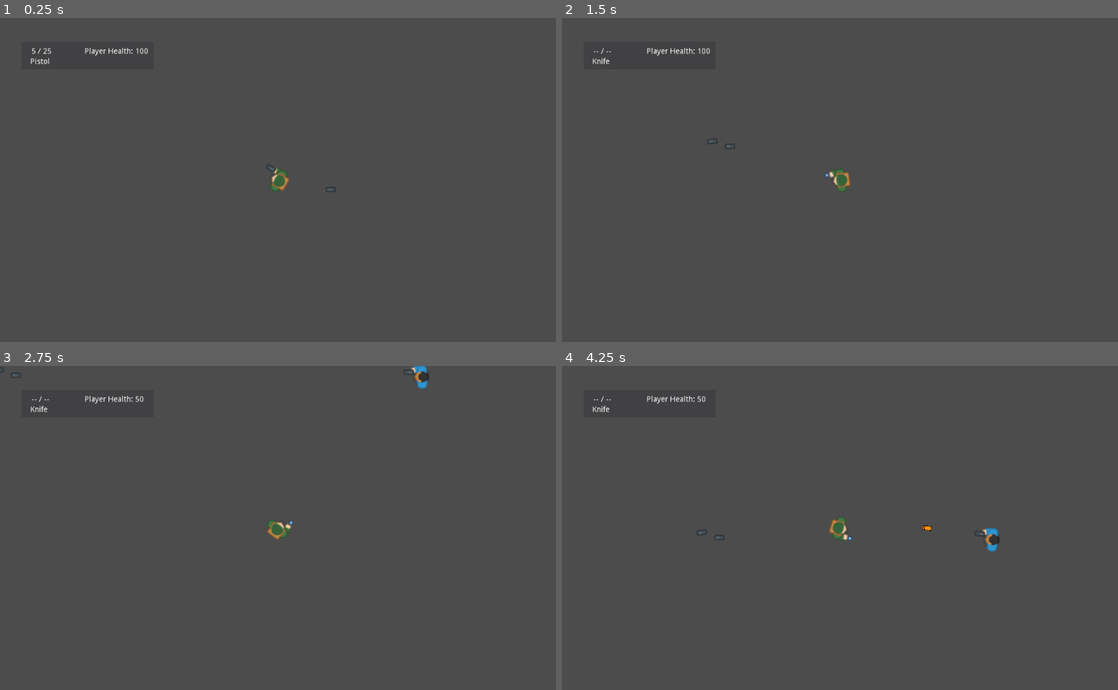
Above: before the commit, frames 1-4 (two rows, left to right).
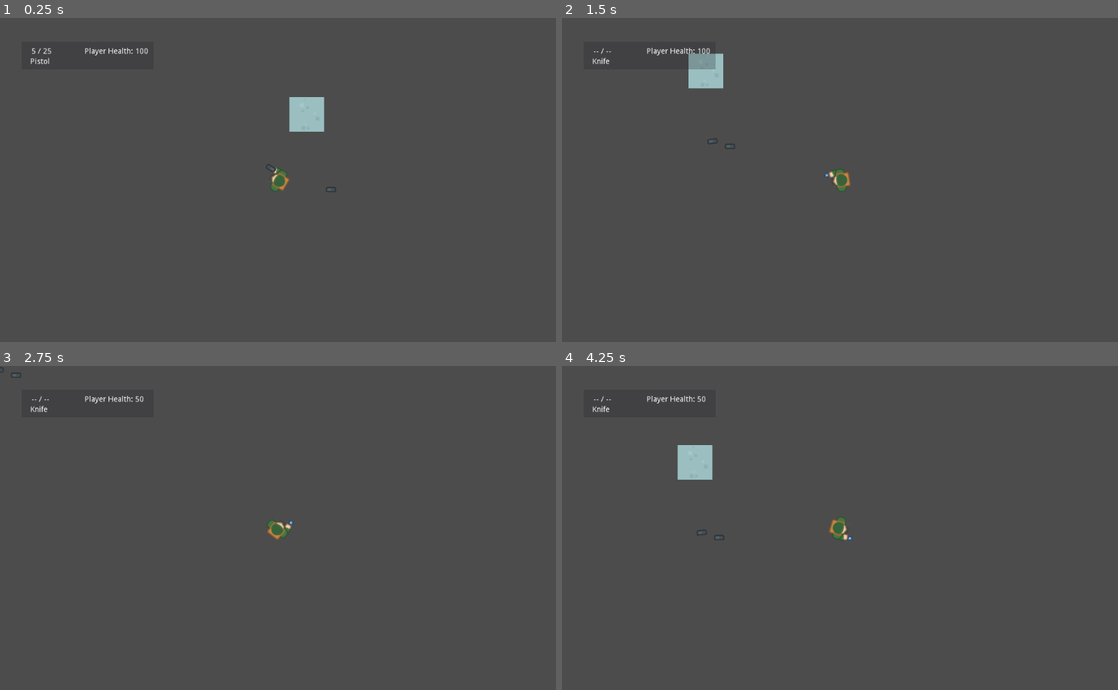
Above: after the commit, the same moments.

Repository: SeanKuehl/Project-Value
Game: Godot game, scene res://Levels/LevelOne.tscn
The game is run twice, just before and just after one commit, with the same random seed, the same clock (stepped at 60 frames per second) and the same inputs. The engine's default icon, where the game draws it, is replaced by a stand-in: a white triangle on a blue panel in a dark square.
Inputs (mouse positions are in pixels of both pictures, inside the frame that each line leads up to):
- Up to frame 1 (0.25 s): no input
- Up to frame 2 (1.5 s): tap Enter at 0.5 s; move the mouse to (962, 163) at 0.52 s; hold D (RIGHT) 0.53-1.28 s; tap Q (DROP) at 0.6 s; move the mouse to (728, 196) at 1.27 s; hold S (DOWN) from 1.28 s (still down); tap E (PICKUP) at 1.35 s
- Up to frame 3 (2.75 s): move the mouse to (333, 456) at 2.02 s; release S (DOWN) at 2.03 s; hold D (RIGHT) from 2.03 s (still down); tap Space (SHOOT) at 2.1 s
- Up to frame 4 (4.25 s): move the mouse to (812, 592) at 2.77 s; release D (RIGHT) at 2.78 s; hold W (UP) 2.78-3.53 s; tap Q (DROP) at 2.85 s; move the mouse to (1006, 576) at 3.52 s; hold A (LEFT) from 3.53 s (still down); tap E (PICKUP) at 3.6 s

The runs differ from the first frame. In frame 1, 0.7% of the frame differs, in the area x 52-59%, y 24-36%; in frame 2, 0.7%; in frame 3, 0.2%; in frame 4, 0.9%, in the area x 20-79%, y 24-58%.

Commit message:
health, weapons and ammo now transfer through levels and the game over and play again works

Diff:
--- /dev/null
+++ b/CheckPoints/Checkpoint.gd
@@ -0,0 +1,44 @@
+extends Area2D
+
+onready var test = load("res://Weapons/Weapon.tscn")
+
+func _ready():
+	pass
+
+
+func _on_Area2D_body_entered(body):
+	if body.is_in_group("Enemy"):
+		pass
+		#do noting, enemies don't pick up weapons
+	if body.is_in_group("Player"):
+		#if it's the player, then perform a save
+		#set "current" level as global(check points will probably take you to different scenes)
+
+		get_tree().change_scene("res://Levels/LevelTwo.tscn")
+		var thisLevel = get_tree().current_scene.filename
+		Global.currentLevel = thisLevel
+
+
+
+
+
+
+		#res://Levels/LevelTwo.tscn
+
+		#change to next level, then set the current level and give player guns
+
+		#maybe I'll have level changers just before checkpoints so
+		#you're always on the right level when you hit a checkpoint
+
+		#a level changer and a checkpoint should be the same thing as you
+		#wouldn't want to load a save, not hit the checkpoint and then the save regresses!
+
+		#get_tree().change_scene("res://GameOver/GameOverScene.tscn")
+
+func SaveGame():
+	#here's the file reading stuff from the docs which is actually helpful
+	#https://docs.godotengine.org/en/stable/classes/class_file.html
+	var file = File.new()
+	file.open("res://SaveFiles/SaveGame.tres", File.WRITE)
+	file.store_string(Global.currentLevel)
+	file.close()
--- /dev/null
+++ b/CheckPoints/Checkpoint.tscn
@@ -0,0 +1,22 @@
+[gd_scene load_steps=4 format=2]
+
+[ext_resource path="res://CheckPoints/Checkpoint.gd" type="Script" id=1]
+[ext_resource path="res://Assets/topdown-shooter/PNG/Tiles/tile_07.png" type="Texture" id=2]
+
+[sub_resource type="RectangleShape2D" id=1]
+extents = Vector2( 31.8369, 31.8962 )
+
+[node name="Area2D" type="Area2D"]
+script = ExtResource( 1 )
+
+[node name="Sprite" type="Sprite" parent="."]
+
+[node name="tile_07" type="Sprite" parent="Sprite"]
+position = Vector2( -0.521973, 2.25024 )
+texture = ExtResource( 2 )
+
+[node name="CollisionShape2D" type="CollisionShape2D" parent="."]
+position = Vector2( -0.297302, 2.08111 )
+shape = SubResource( 1 )
+
+[connection signal="body_entered" from="." to="." method="_on_Area2D_body_entered"]
--- a/Globals/global.gd
+++ b/Globals/global.gd
@@ -4,6 +4,7 @@
 var currentAmmoInPool = 0
 var currentWeaponName = ""
 var currentPlayerHealth = 0
+var currentLevel = ""
 
 func _ready():
 	pass
--- a/Levels/HUD.gd
+++ b/HUD/HUD.gd
@@ -17,5 +17,6 @@
 	else:
 		text.text = String(Global.currentAmmoInClip) + " / " + String(Global.currentAmmoInPool)
 		secondLabel.text = Global.currentWeaponName
+		#print(Global.currentAmmoInClip, Global.currentAmmoInPool)
 
 	healthLabel.text = "Player Health: " + String(Global.currentPlayerHealth)
--- /dev/null
+++ b/HUD/HUD.tscn
@@ -0,0 +1,60 @@
+[gd_scene load_steps=4 format=2]
+
+[ext_resource path="res://HUD/HUD.gd" type="Script" id=1]
+[ext_resource path="res://Assets/topdown-shooter/PNG/Tiles/tile_05.png" type="Texture" id=2]
+[ext_resource path="res://Assets/topdown-shooter/PNG/Tiles/tile_01.png" type="Texture" id=3]
+
+[node name="HUD" type="CanvasLayer"]
+script = ExtResource( 1 )
+
+[node name="Health Bar" type="TextureProgress" parent="."]
+visible = false
+margin_left = 42.3785
+margin_top = 31.7839
+margin_right = 106.379
+margin_bottom = 95.7839
+texture_under = ExtResource( 3 )
+texture_progress = ExtResource( 2 )
+__meta__ = {
+"_edit_use_anchors_": false
+}
+
+[node name="Panel" type="Panel" parent="."]
+modulate = Color( 1, 1, 1, 0.270588 )
+margin_left = 40.0
+margin_top = 44.0
+margin_right = 283.0
+margin_bottom = 95.0
+__meta__ = {
+"_edit_use_anchors_": false
+}
+
+[node name="Label" type="Label" parent="."]
+margin_left = 57.8409
+margin_top = 55.0
+margin_right = 161.841
+margin_bottom = 72.0
+text = "XX"
+__meta__ = {
+"_edit_use_anchors_": false
+}
+
+[node name="Label2" type="Label" parent="."]
+margin_left = 56.0
+margin_top = 74.0
+margin_right = 142.0
+margin_bottom = 88.0
+text = "XX"
+__meta__ = {
+"_edit_use_anchors_": false
+}
+
+[node name="Label3" type="Label" parent="."]
+margin_left = 156.0
+margin_top = 55.0
+margin_right = 279.0
+margin_bottom = 69.0
+text = "Player Health:"
+__meta__ = {
+"_edit_use_anchors_": false
+}
--- /dev/null
+++ b/Levels/LevelOne.gd
@@ -0,0 +1,11 @@
+extends Node2D
+
+
+onready var test = load("res://Weapons/Weapon.tscn")
+
+func _ready():
+	var player = get_tree().current_scene.get_node("Player")
+	var gun = test.instance()
+	gun.SetPickedUpValues(gun.GetAmmoInClip(), gun.GetAmmoInPool())
+	player.EquipWeapon(gun)
+	Global.currentPlayerHealth = player.GetHealth()
--- a/Levels/LevelOne.tscn
+++ b/Levels/LevelOne.tscn
@@ -1,14 +1,14 @@
-[gd_scene load_steps=8 format=2]
+[gd_scene load_steps=7 format=2]
 
 [ext_resource path="res://Player/Player.tscn" type="PackedScene" id=1]
-[ext_resource path="res://Enemies/Enemy.tscn" type="PackedScene" id=2]
+[ext_resource path="res://CheckPoints/Checkpoint.tscn" type="PackedScene" id=2]
 [ext_resource path="res://DroppedWeapons/DroppedWeapon.tscn" type="PackedScene" id=3]
 [ext_resource path="res://TileSets/BasicTileSet.tres" type="TileSet" id=4]
-[ext_resource path="res://Assets/topdown-shooter/PNG/Tiles/tile_05.png" type="Texture" id=5]
-[ext_resource path="res://Assets/topdown-shooter/PNG/Tiles/tile_01.png" type="Texture" id=6]
-[ext_resource path="res://Levels/HUD.gd" type="Script" id=7]
+[ext_resource path="res://HUD/HUD.tscn" type="PackedScene" id=5]
+[ext_resource path="res://Levels/LevelOne.gd" type="Script" id=8]
 
 [node name="LevelOne" type="Node2D"]
+script = ExtResource( 8 )
 
 [node name="Area2D" parent="." instance=ExtResource( 3 )]
 position = Vector2( -61.7954, 284.595 )
@@ -20,60 +20,7 @@
 tile_set = ExtResource( 4 )
 format = 1
 
-[node name="HUD" type="CanvasLayer" parent="."]
-script = ExtResource( 7 )
+[node name="Area2D2" parent="." instance=ExtResource( 2 )]
+position = Vector2( -106, 143 )
 
-[node name="Health Bar" type="TextureProgress" parent="HUD"]
-visible = false
-margin_left = 42.3785
-margin_top = 31.7839
-margin_right = 106.379
-margin_bottom = 95.7839
-texture_under = ExtResource( 6 )
-texture_progress = ExtResource( 5 )
-__meta__ = {
-"_edit_use_anchors_": false
-}
-
-[node name="Panel" type="Panel" parent="HUD"]
-modulate = Color( 1, 1, 1, 0.270588 )
-margin_left = 40.0
-margin_top = 44.0
-margin_right = 283.0
-margin_bottom = 95.0
-__meta__ = {
-"_edit_use_anchors_": false
-}
-
-[node name="Label" type="Label" parent="HUD"]
-margin_left = 57.8409
-margin_top = 55.0
-margin_right = 161.841
-margin_bottom = 72.0
-text = "XX"
-__meta__ = {
-"_edit_use_anchors_": false
-}
-
-[node name="Label2" type="Label" parent="HUD"]
-margin_left = 56.0
-margin_top = 74.0
-margin_right = 142.0
-margin_bottom = 88.0
-text = "XX"
-__meta__ = {
-"_edit_use_anchors_": false
-}
-
-[node name="Label3" type="Label" parent="HUD"]
-margin_left = 156.0
-margin_top = 55.0
-margin_right = 279.0
-margin_bottom = 69.0
-text = "Player Health:"
-__meta__ = {
-"_edit_use_anchors_": false
-}
-
-[node name="KinematicBody2D" parent="." instance=ExtResource( 2 )]
-position = Vector2( 820.942, 285.449 )
+[node name="HUD" parent="." instance=ExtResource( 5 )]
--- /dev/null
+++ b/Levels/LevelTwo.gd
@@ -0,0 +1,13 @@
+extends Node2D
+
+onready var test = load("res://Weapons/Weapon.tscn")
+
+
+#this works! now all I have to do is make a function to determine what weapon
+#to give them based on the weapon name and use it, maybe make the function in checkpoint
+func _ready():
+	var player = get_tree().current_scene.get_node("Player")
+	var gun = test.instance()
+	gun.SetPickedUpValues(Global.currentAmmoInClip, Global.currentAmmoInPool)
+	player.EquipWeapon(gun)
+	player.SetHealth(Global.currentPlayerHealth)
--- /dev/null
+++ b/Levels/LevelTwo.tscn
@@ -0,0 +1,17 @@
+[gd_scene load_steps=5 format=2]
+
+[ext_resource path="res://Player/Player.tscn" type="PackedScene" id=1]
+[ext_resource path="res://HUD/HUD.tscn" type="PackedScene" id=2]
+[ext_resource path="res://Enemies/Enemy.tscn" type="PackedScene" id=3]
+[ext_resource path="res://Levels/LevelTwo.gd" type="Script" id=5]
+
+[node name="Node2D" type="Node2D"]
+script = ExtResource( 5 )
+
+[node name="Player" parent="." instance=ExtResource( 1 )]
+position = Vector2( 100.385, 153.611 )
+
+[node name="HUD" parent="." instance=ExtResource( 2 )]
+
+[node name="KinematicBody2D" parent="." instance=ExtResource( 3 )]
+position = Vector2( 213, 158 )
--- a/Player/Player.gd
+++ b/Player/Player.gd
@@ -17,6 +17,7 @@
 var defaultWeapon = load("res://Weapons/Knife.tscn")
 var test = load("res://Weapons/Weapon.tscn")
 var defaultWeaponEquipped = false
+
 #I can equip any weapon to the player, I just need to do the
 #equipweapon in the ready() and set defaultweaponequipped to false
 
@@ -24,12 +25,19 @@
 
 func _ready():
 	#emit_signal("weaponInfoToHud")
-	Global.currentPlayerHealth = playerHealth
 
+
+	#this is for the play again button in the game over menu
+	var thisLevel = get_tree().current_scene.filename
+	Global.currentLevel = thisLevel
 	#if I wanted to give player a weapon from the start I could set
 	#defaultweaponequipped to false and put the pistol or something below
 	#EquipWeapon(defaultWeapon.instance())
-	EquipWeapon(test.instance())
+	#the problem is that this is called before everything else everytime
+	#a player is created. Making a new similar player object is bad practice
+	#so instead I'll find another way to have the player equip the starting weapons that's
+	#not the _ready() function
+
 
 	#example = preload("res://Weapons/Weapon.tscn").instance()
 
@@ -47,6 +55,8 @@
 
 #body.is_in_group("Player")
 
+
+
 func EquipWeapon(weapon):
 	weapon.SetGlobals()
 	weapon.global_position = $GunPosition.position
@@ -55,6 +65,12 @@
 	playerWeapon = weapon
 	add_child(weapon)
 	#print("this worked!")
+
+func SetHealth(newPlayerHealth):
+	playerHealth = newPlayerHealth
+
+func GetHealth():
+	return playerHealth
 
 func Reload():
 
@@ -89,7 +105,7 @@
 func I_Got_Hit(damage):
 	playerHealth -= damage
 	if playerHealth <= 0:
-		pass
+		var _uselessValue = get_tree().change_scene("res://UI/GameOverMenu/GameOverMenu.tscn")
 		#do death, go to game over screen
 	else:
 
@@ -140,10 +156,27 @@
 
 	velocity = velocity.normalized() * speed
 
+#this is to be used to load from previouse level
+func SwapEquippedWeapon(weapon):
+	if defaultWeaponEquipped == true:
+
+		if defaultWeaponEquipped == true:
+			defaultWeaponEquipped = false
+			#unequip the default weapon
+			UnequipDefault(playerWeapon)
+		EquipWeapon(weapon)
+	else:
+
+		playerWeapon.Drop()
+		EquipWeapon(weapon)
+		print("the weapon isn't there at the end, why?")
+
+
+
 func UnequipDefault(weapon):
 	weapon.queue_free()
 
-func _physics_process(delta):
+func _physics_process(_delta):
 
 	if blinkTimer.is_stopped():
 		playerSprite.set_modulate(Color(1,1,1,1))
--- /dev/null
+++ b/UI/GameOverMenu/GameOverMenu.gd
@@ -0,0 +1,13 @@
+extends Control
+
+
+func _ready():
+	pass
+
+
+func _on_Play_Again_pressed():
+	get_tree().change_scene(Global.currentLevel)
+
+
+func _on_Quit_pressed():
+	get_tree().quit()
--- /dev/null
+++ b/UI/GameOverMenu/GameOverMenu.tscn
@@ -0,0 +1,35 @@
+[gd_scene load_steps=2 format=2]
+
+[ext_resource path="res://UI/GameOverMenu/GameOverMenu.gd" type="Script" id=1]
+
+[node name="Control" type="Control"]
+anchor_right = 1.0
+anchor_bottom = 1.0
+script = ExtResource( 1 )
+__meta__ = {
+"_edit_use_anchors_": false
+}
+
+[node name="Play Again" type="Button" parent="."]
+margin_left = 347.0
+margin_top = 194.0
+margin_right = 424.0
+margin_bottom = 214.0
+text = "Play Again"
+
+[node name="Quit" type="Button" parent="."]
+margin_left = 366.0
+margin_top = 253.0
+margin_right = 406.0
+margin_bottom = 273.0
+text = "Quit"
+
+[node name="Label" type="Label" parent="."]
+margin_left = 300.0
+margin_top = 137.0
+margin_right = 482.0
+margin_bottom = 151.0
+text = "You were killed, Game Over."
+
+[connection signal="pressed" from="Play Again" to="." method="_on_Play_Again_pressed"]
+[connection signal="pressed" from="Quit" to="." method="_on_Quit_pressed"]
Empty file added: SaveFiles/SaveGame.tres
